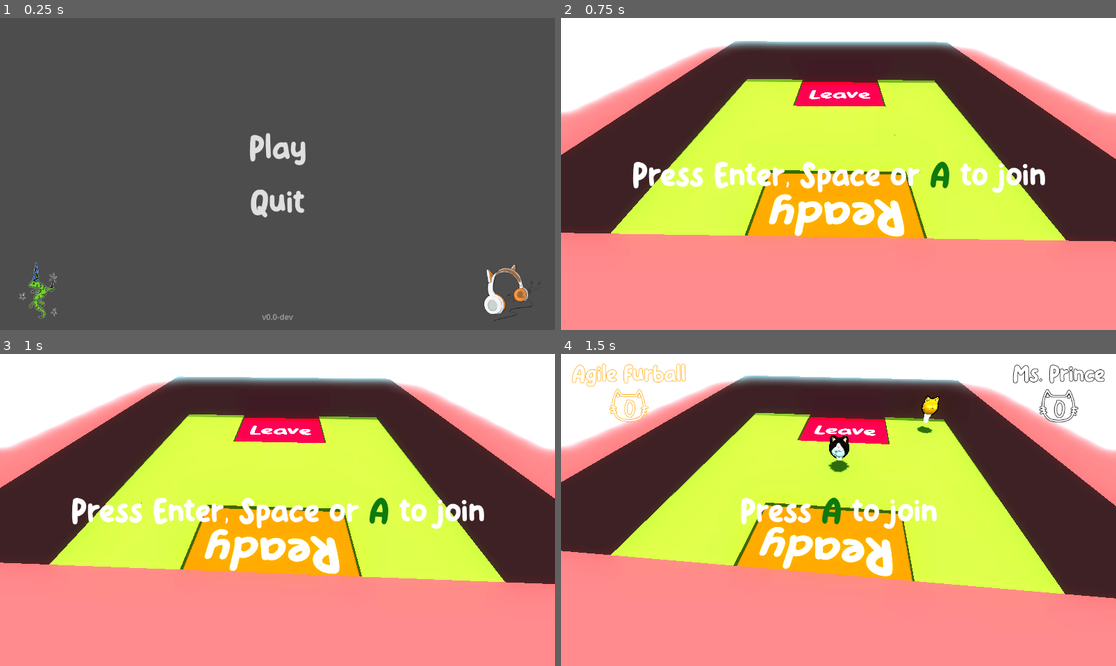
Above: before the commit, frames 1-4 (two rows, left to right).
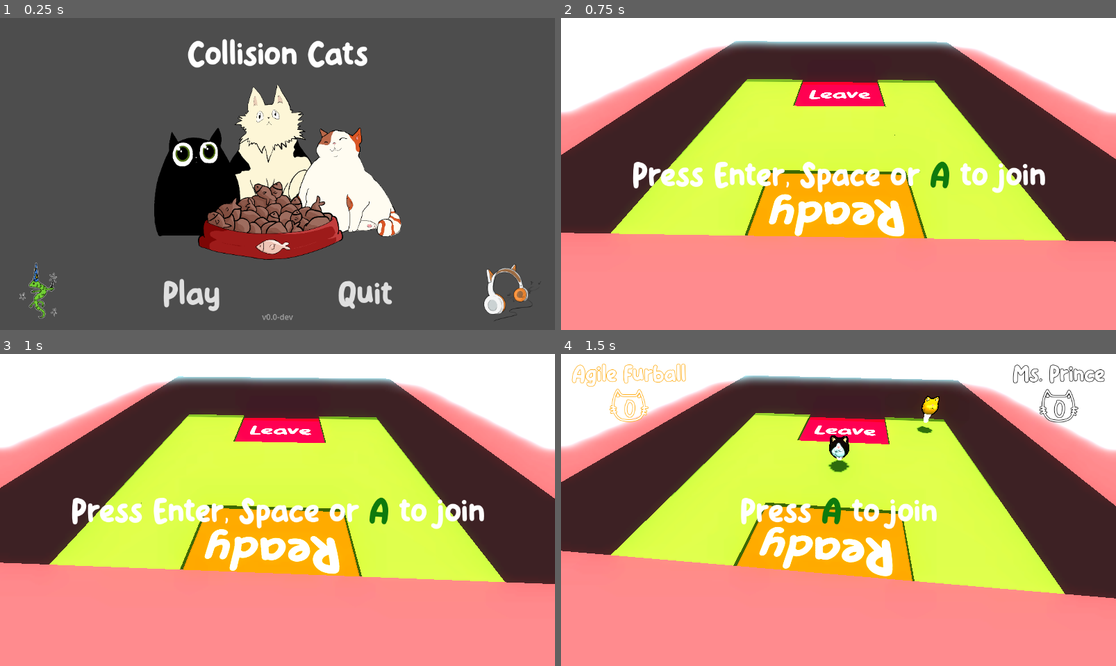
Above: after the commit, the same moments.

Repository: HedgeLizards/ggj24
Game: Godot game, scene res://scenes/start.tscn
Two runs of this game, one before a commit and one after it. Both use one fixed random seed, a clock stepped at 60 frames per second and the inputs below. Sound files missing from this copy of the repository are replaced by a short silence.
Inputs (mouse positions are in pixels of both pictures, inside the frame that each line leads up to):
- Up to frame 1 (0.25 s): no input
- Up to frame 2 (0.75 s): click "Play" at 0.5 s
- Up to frame 3 (1 s): no input
- Up to frame 4 (1.5 s): tap Enter (join_1) at 1.25 s; move the mouse to (960, 494) at 1.27 s; tap Space (join_0) at 1.35 s

The runs differ from the first frame. In frame 1, 17% of the frame differs, in the area x 27-73%, y 6-94%; in frame 2, nothing differs; in frame 3, nothing differs; in frame 4, nothing differs.

Commit message:
Finish Start scene and rename project to Collision Cats

Diff:
--- a/code/catnipbox.gd
+++ b/code/catnipbox.gd
@@ -15,6 +15,6 @@
 	get_parent().add_child(p)
 	p.global_position = global_position
 	p.emitting = true
-	$/root/Main/UI.show_notice("ZOOMIES!", 2)
+	$/root/Main/UI.show_notice("ZOOMIES", 2)
 	$/root/Main/Level.zoomies = 30
 	queue_free()
--- a/code/start.gd
+++ b/code/start.gd
@@ -3,23 +3,34 @@
 func _ready():
 	var screen_scale = DisplayServer.screen_get_scale()
 
-	for container in [$VBoxContainer, $VBoxContainer/Play, $VBoxContainer/Quit]:
+	for container in [
+		$VBoxContainer,
+		$VBoxContainer/HBoxContainer,
+		$VBoxContainer/HBoxContainer/Play,
+		$VBoxContainer/HBoxContainer/Quit,
+	]:
 		container.add_theme_constant_override('separation',
 			container.get_theme_constant('separation') * screen_scale
 		)
 
 	for label in [
-		$VBoxContainer/Play/Left,
-		$VBoxContainer/Play/Button,
-		$VBoxContainer/Play/Right,
-		$VBoxContainer/Quit/Left,
-		$VBoxContainer/Quit/Button,
-		$VBoxContainer/Quit/Right,
-		$Version
+		$VBoxContainer/Label,
+		$VBoxContainer/HBoxContainer/Play/Button,
+		$VBoxContainer/HBoxContainer/Quit/Button,
+		$Version,
 	]:
 		label.add_theme_font_size_override('font_size',
 			label.get_theme_font_size('font_size') * screen_scale
 		)
+
+	for texture in [
+		$VBoxContainer/Combined,
+		$VBoxContainer/HBoxContainer/Play/Left,
+		$VBoxContainer/HBoxContainer/Play/Right,
+		$VBoxContainer/HBoxContainer/Quit/Left,
+		$VBoxContainer/HBoxContainer/Quit/Right,
+	]:
+		texture.custom_minimum_size *= screen_scale
 
 	for texture in [$Logo, $Audio]:
 		texture.scale *= screen_scale
@@ -28,29 +39,29 @@
 		$Audio.set_pressed_no_signal(true)
 
 	if OS.has_feature('web'):
-		$VBoxContainer/Quit.queue_free()
+		$VBoxContainer/HBoxContainer/Quit.queue_free()
 
 func _on_play_pressed():
 	get_tree().change_scene_to_packed(preload('res://scenes/main.tscn'))
 
 func _on_play_mouse_entered():
-	$VBoxContainer/Play/Left.modulate.a = 1
-	$VBoxContainer/Play/Right.modulate.a = 1
+	$VBoxContainer/HBoxContainer/Play/Left.modulate.a = 1
+	$VBoxContainer/HBoxContainer/Play/Right.modulate.a = 1
 
 func _on_play_mouse_exited():
-	$VBoxContainer/Play/Left.modulate.a = 0
-	$VBoxContainer/Play/Right.modulate.a = 0
+	$VBoxContainer/HBoxContainer/Play/Left.modulate.a = 0
+	$VBoxContainer/HBoxContainer/Play/Right.modulate.a = 0
 
 func _on_quit_pressed():
 	get_tree().quit()
 
 func _on_quit_mouse_entered():
-	$VBoxContainer/Quit/Left.modulate.a = 1
-	$VBoxContainer/Quit/Right.modulate.a = 1
+	$VBoxContainer/HBoxContainer/Quit/Left.modulate.a = 1
+	$VBoxContainer/HBoxContainer/Quit/Right.modulate.a = 1
 
 func _on_quit_mouse_exited():
-	$VBoxContainer/Quit/Left.modulate.a = 0
-	$VBoxContainer/Quit/Right.modulate.a = 0
+	$VBoxContainer/HBoxContainer/Quit/Left.modulate.a = 0
+	$VBoxContainer/HBoxContainer/Quit/Right.modulate.a = 0
 
 func _on_audio_toggled(toggled_on):
 	AudioServer.set_bus_mute(0, toggled_on)
--- a/project.godot
+++ b/project.godot
@@ -10,10 +10,10 @@
 
 [application]
 
-config/name="hedgelizards_ggj24"
+config/name="Collision Cats"
 run/main_scene="res://scenes/start.tscn"
 config/features=PackedStringArray("4.2", "GL Compatibility")
-config/icon="res://art/hedgelizard.png"
+config/icon="res://art/Powerups/sprite_yarn_purple.png"
 
 [autoload]
 
--- a/scenes/start.tscn
+++ b/scenes/start.tscn
@@ -1,10 +1,12 @@
-[gd_scene load_steps=12 format=3 uid="uid://cyhh22x6f5g88"]
+[gd_scene load_steps=14 format=3 uid="uid://cyhh22x6f5g88"]
 
 [ext_resource type="Script" path="res://code/start.gd" id="1_c8csj"]
 [ext_resource type="FontFile" uid="uid://d322quqpvquoi" path="res://fonts/KiddosyfreeRegular-GOEag.otf" id="1_jt7q2"]
 [ext_resource type="Texture2D" uid="uid://b7m1pgyxyxrkk" path="res://art/hedgelizard.png" id="1_lovnt"]
-[ext_resource type="FontFile" uid="uid://baicblg7y4hrc" path="res://fonts/MeowsNepilRegular-Yzvwa.ttf" id="2_2383r"]
+[ext_resource type="Texture2D" uid="uid://dhpo43jay8f8" path="res://art/UI/combined.png" id="2_8qaon"]
+[ext_resource type="Texture2D" uid="uid://op5eix6rb34y" path="res://art/Powerups/sprite_yarn_purple.png" id="2_pkf6m"]
 [ext_resource type="Script" path="res://code/version.gd" id="4_18bna"]
+[ext_resource type="Texture2D" uid="uid://ddy55k5e7wgke" path="res://art/Powerups/sprite_yarn_red.png" id="4_wtwty"]
 [ext_resource type="Texture2D" uid="uid://cmh6feynrovwo" path="res://art/UI/sprite_soundon.png" id="6_o4boi"]
 [ext_resource type="Texture2D" uid="uid://dbn6hl3chewu7" path="res://art/UI/sprite_soundoff.png" id="7_0mjd7"]
 
@@ -38,27 +40,45 @@
 anchor_top = 0.5
 anchor_right = 0.5
 anchor_bottom = 0.5
-offset_left = -20.0
-offset_top = -20.0
-offset_right = 20.0
-offset_bottom = 20.0
+offset_left = -348.5
+offset_top = -291.0
+offset_right = 348.5
+offset_bottom = 291.0
 grow_horizontal = 2
 grow_vertical = 2
 theme_override_constants/separation = 25
 
-[node name="Play" type="HBoxContainer" parent="VBoxContainer"]
+[node name="Label" type="Label" parent="VBoxContainer"]
+layout_mode = 2
+theme_override_fonts/font = ExtResource("1_jt7q2")
+theme_override_font_sizes/font_size = 72
+text = "Collision Cats"
+horizontal_alignment = 1
+
+[node name="Combined" type="TextureRect" parent="VBoxContainer"]
+custom_minimum_size = Vector2(513, 364)
+layout_mode = 2
+size_flags_horizontal = 4
+texture = ExtResource("2_8qaon")
+expand_mode = 1
+
+[node name="HBoxContainer" type="HBoxContainer" parent="VBoxContainer"]
+layout_mode = 2
+theme_override_constants/separation = 25
+
+[node name="Play" type="HBoxContainer" parent="VBoxContainer/HBoxContainer"]
 layout_mode = 2
 theme_override_constants/separation = 25
 alignment = 1
 
-[node name="Left" type="Label" parent="VBoxContainer/Play"]
+[node name="Left" type="TextureRect" parent="VBoxContainer/HBoxContainer/Play"]
 modulate = Color(1, 1, 1, 0)
+custom_minimum_size = Vector2(80, 69.5)
 layout_mode = 2
-theme_override_fonts/font = ExtResource("2_2383r")
-theme_override_font_sizes/font_size = 73
-text = ">"
+texture = ExtResource("2_pkf6m")
+expand_mode = 1
 
-[node name="Button" type="Button" parent="VBoxContainer/Play"]
+[node name="Button" type="Button" parent="VBoxContainer/HBoxContainer/Play"]
 layout_mode = 2
 focus_mode = 0
 mouse_default_cursor_shape = 2
@@ -69,26 +89,26 @@
 text = "Play"
 flat = true
 
-[node name="Right" type="Label" parent="VBoxContainer/Play"]
+[node name="Right" type="TextureRect" parent="VBoxContainer/HBoxContainer/Play"]
 modulate = Color(1, 1, 1, 0)
+custom_minimum_size = Vector2(80, 69.5)
 layout_mode = 2
-theme_override_fonts/font = ExtResource("2_2383r")
-theme_override_font_sizes/font_size = 72
-text = "<"
+texture = ExtResource("2_pkf6m")
+expand_mode = 1
 
-[node name="Quit" type="HBoxContainer" parent="VBoxContainer"]
+[node name="Quit" type="HBoxContainer" parent="VBoxContainer/HBoxContainer"]
 layout_mode = 2
 theme_override_constants/separation = 25
 alignment = 1
 
-[node name="Left" type="Label" parent="VBoxContainer/Quit"]
+[node name="Left" type="TextureRect" parent="VBoxContainer/HBoxContainer/Quit"]
 modulate = Color(1, 1, 1, 0)
+custom_minimum_size = Vector2(80, 69.5)
 layout_mode = 2
-theme_override_fonts/font = ExtResource("2_2383r")
-theme_override_font_sizes/font_size = 72
-text = ">"
+texture = ExtResource("4_wtwty")
+expand_mode = 1
 
-[node name="Button" type="Button" parent="VBoxContainer/Quit"]
+[node name="Button" type="Button" parent="VBoxContainer/HBoxContainer/Quit"]
 layout_mode = 2
 focus_mode = 0
 mouse_default_cursor_shape = 2
@@ -99,12 +119,12 @@
 text = "Quit"
 flat = true
 
-[node name="Right" type="Label" parent="VBoxContainer/Quit"]
+[node name="Right" type="TextureRect" parent="VBoxContainer/HBoxContainer/Quit"]
 modulate = Color(1, 1, 1, 0)
+custom_minimum_size = Vector2(80, 69.5)
 layout_mode = 2
-theme_override_fonts/font = ExtResource("2_2383r")
-theme_override_font_sizes/font_size = 72
-text = "<"
+texture = ExtResource("4_wtwty")
+expand_mode = 1
 
 [node name="Logo" type="TextureRect" parent="."]
 layout_mode = 1
@@ -153,10 +173,10 @@
 texture_normal = ExtResource("6_o4boi")
 texture_pressed = ExtResource("7_0mjd7")
 
-[connection signal="mouse_entered" from="VBoxContainer/Play/Button" to="." method="_on_play_mouse_entered"]
-[connection signal="mouse_exited" from="VBoxContainer/Play/Button" to="." method="_on_play_mouse_exited"]
-[connection signal="pressed" from="VBoxContainer/Play/Button" to="." method="_on_play_pressed"]
-[connection signal="mouse_entered" from="VBoxContainer/Quit/Button" to="." method="_on_quit_mouse_entered"]
-[connection signal="mouse_exited" from="VBoxContainer/Quit/Button" to="." method="_on_quit_mouse_exited"]
-[connection signal="pressed" from="VBoxContainer/Quit/Button" to="." method="_on_quit_pressed"]
+[connection signal="mouse_entered" from="VBoxContainer/HBoxContainer/Play/Button" to="." method="_on_play_mouse_entered"]
+[connection signal="mouse_exited" from="VBoxContainer/HBoxContainer/Play/Button" to="." method="_on_play_mouse_exited"]
+[connection signal="pressed" from="VBoxContainer/HBoxContainer/Play/Button" to="." method="_on_play_pressed"]
+[connection signal="mouse_entered" from="VBoxContainer/HBoxContainer/Quit/Button" to="." method="_on_quit_mouse_entered"]
+[connection signal="mouse_exited" from="VBoxContainer/HBoxContainer/Quit/Button" to="." method="_on_quit_mouse_exited"]
+[connection signal="pressed" from="VBoxContainer/HBoxContainer/Quit/Button" to="." method="_on_quit_pressed"]
 [connection signal="toggled" from="Audio" to="." method="_on_audio_toggled"]
Binary file changed: art/Powerups/sprite_yarn_purple.png
Binary file changed: art/Powerups/sprite_yarn_red.png
Binary file added: art/UI/combined.png
Not shown, changed: art/UI/combined.png.import
Binary file removed: art/UI/sprite_chunky_cat.png
Binary file removed: art/UI/sprite_chunky_cat_2.png
Not shown, removed: art/UI/sprite_chunky_cat_2.png.import
Binary file removed: art/UI/sprite_chunky_cat_3.png
Not shown, removed: art/UI/sprite_chunky_cat_3.png.import
